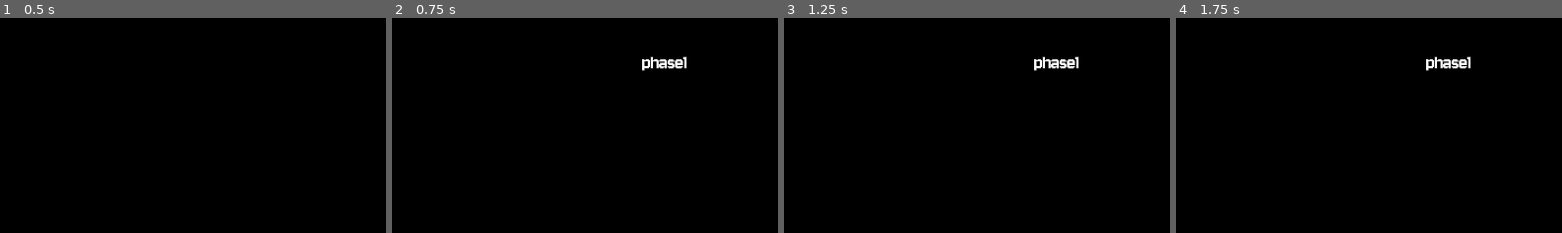
Above: before the commit, frames 1-4 (left to right).
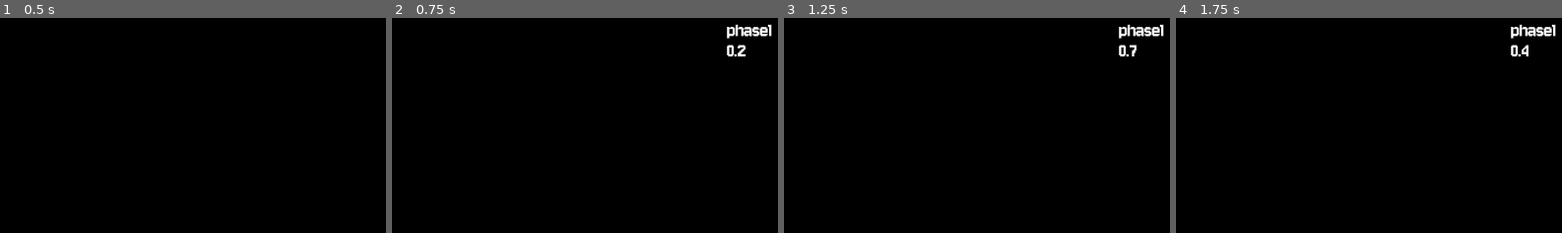
Above: after the commit, the same moments.

Repository: Rahlback/maze-visualizer
Game: Godot game, scene res://main.tscn
Same seed, same stepped clock (60 frames per second), same inputs: the game is played once before the commit and once after it.
Inputs (mouse positions are % of the whole screen's width and height, from its top left):
- Up to frame 1 (0.5 s): no input
- Up to frame 2 (0.75 s): click (7, 91) at 0.5 s
- Up to frame 3 (1.25 s): no input
- Up to frame 4 (1.75 s): click (7, 91) at 1.25 s
The pictures show only the part of the screen within x 50-100%, y 0-50%; the shares and areas given below are measured in that part.

Frame 1 is identical in both runs. In frame 2, 1.2% of the frame differs, in the area x 64-99%, y 2-25%; in frame 3, 1.1%; in frame 4, 1.2%.

Commit message:
Sorry, I forgot what I did

Diff:
--- a/main.tscn
+++ b/main.tscn
@@ -62,11 +62,36 @@
 offset_bottom = 40.0
 
 [node name="Label" type="Label" parent="Teams" unique_id=1668437255]
-offset_left = 1555.0
-offset_top = 109.0
-offset_right = 1595.0
-offset_bottom = 127.0
+anchors_preset = -1
+anchor_left = 0.855
+anchor_top = 0.264
+anchor_right = 0.855
+anchor_bottom = 0.264
+offset_left = 191.3999
+offset_top = -255.12
+offset_right = 231.3999
+offset_bottom = -203.12
+grow_horizontal = 0
 theme_override_font_sizes/font_size = 48
+metadata/_edit_use_anchors_ = true
+
+[node name="TimeLabel" type="RichTextLabel" parent="Teams" unique_id=655395281]
+visible = false
+anchors_preset = -1
+anchor_left = 0.96495837
+anchor_top = 0.074
+anchor_right = 0.99100006
+anchor_bottom = 0.074
+offset_left = -90.72009
+offset_top = 0.08000183
+offset_right = -23.720093
+offset_bottom = 40.08
+size_flags_horizontal = 3
+theme_override_font_sizes/normal_font_size = 48
+fit_content = true
+scroll_active = false
+autowrap_mode = 0
+metadata/_edit_use_anchors_ = true
 
 [connection signal="file_dialog_dir_selected" from="CanvasLayer2" to="." method="_on_canvas_layer_2_file_dialog_dir_selected"]
 [connection signal="pause_button_pressed" from="CanvasLayer2" to="." method="_on_canvas_layer_2_pause_button_pressed"]
--- a/scenes/maze_parser.tscn
+++ b/scenes/maze_parser.tscn
@@ -2,6 +2,15 @@
 
 [ext_resource type="Script" uid="uid://1lrkypdg4t8s" path="res://scripts/parse_maze.gd" id="1_vnvbd"]
 [ext_resource type="PackedScene" uid="uid://q62bch717wfx" path="res://scenes/MazeViewer.tscn" id="2_rayc0"]
+
+[sub_resource type="Gradient" id="Gradient_rayc0"]
+colors = PackedColorArray(1, 1, 1, 1, 0, 0, 0, 1)
+
+[sub_resource type="GradientTexture2D" id="GradientTexture2D_capat"]
+gradient = SubResource("Gradient_rayc0")
+fill = 1
+fill_from = Vector2(0.5, 0.5)
+fill_to = Vector2(0.8837607, 0.15555556)
 
 [node name="MazeParser" type="Node2D" unique_id=192076669]
 z_index = 10
@@ -9,3 +18,8 @@
 
 [node name="MazeViewer" parent="." unique_id=115724016 instance=ExtResource("2_rayc0")]
 z_as_relative = false
+
+[node name="PointLight2D" type="PointLight2D" parent="." unique_id=1377572224]
+color = Color(1, 0.50980395, 0, 1)
+energy = 1.9
+texture = SubResource("GradientTexture2D_capat")
--- a/scripts/main.gd
+++ b/scripts/main.gd
@@ -4,6 +4,8 @@
 @export var player_colors : PackedColorArray
 var current_color = 0
 var teamnames_and_color = {}
+var current_time: float = 0
+var speed_control: float = 1
 
 var teams_finished_with_phase := 0
 
@@ -20,6 +22,13 @@
 @onready var map_holder: Node2D = $MapHolder
 @onready var menus: Control = $CanvasLayer2/Menus
 @onready var teams_box: VBoxContainer = $Teams/TeamsBox
+@onready var label: Label = $Teams/Label
+@onready var time_label: RichTextLabel = $Teams/TimeLabel
+
+func _physics_process(delta: float) -> void:
+	current_time += delta * speed_control
+	time_label.text = "%.1f" % current_time
+
 
 # Called when the node enters the scene tree for the first time.
 func _ready() -> void:
@@ -78,7 +87,6 @@
 			teams_box.add_child(new_team)
 
 func play_next_phase() -> void:
-
 	if current_phase == len(phases):
 		current_phase = -1
 		print_debug("Abort play. Already played")
@@ -89,6 +97,7 @@
 			child.play_phase(phases[current_phase])
 
 	label.text = phases[current_phase]
+	current_time = 0
 func team_finished_phase(_anim_name: String) -> void:
 	teams_finished_with_phase += 1
 	print("Teams finished with phase: " + str(phases[current_phase]) + " = " + str(teams_finished_with_phase))
@@ -97,9 +106,10 @@
 		current_phase += 1
 		if auto_play_phases:
 			play_next_phase()
-@onready var label: Label = $Teams/Label
 
 func _on_canvas_layer_2_play_button_pressed() -> void:
+	time_label.show()
+	current_time = 0
 	for child in map_holder.get_children():
 		if child is PlayerAnimatorV3:
 			if current_phase == -1 or current_phase >= len(phases):
@@ -114,6 +124,7 @@
 		label.text = phases[current_phase]
 
 func _on_canvas_layer_2_playback_speed_changed(speed: float) -> void:
+	speed_control = speed
 	for child in map_holder.get_children():
 		if child is PlayerAnimatorV3:
 			child.speed_control = speed
--- a/scripts/parse_maze.gd
+++ b/scripts/parse_maze.gd
@@ -2,6 +2,7 @@
 class_name MazeParser
 
 @onready var maze_viewer: MazeView = $MazeViewer
+@onready var point_light_2d: PointLight2D = $PointLight2D
 
 const MAZE_DATA_PATH := "C:\\Users\\jjy322\\OneDrive - AFRY\\Documents\\code_challenge\\maze_data"
 var test_map := "res://test_docs/map1_test.txt"
@@ -50,6 +51,7 @@
 
 		coord.y += 1
 	maze_viewer.setup_corners()
+	point_light_2d.position = middle_coord * 32 + Vector2i(16, 16)
 	queue_redraw()
 
 
--- a/scripts/player/playerv3.gd
+++ b/scripts/player/playerv3.gd
@@ -15,6 +15,38 @@
 signal player_animation_done(anim_name: String)
 
 var moves = {"phase1": [], "phase2": [], "return": []}
+var dir_tracker = {	DIR.DOWN:
+					{
+						DIR.RIGHT: ROTATE_DIR.LEFT,
+						DIR.LEFT: ROTATE_DIR.RIGHT,
+						DIR.UP: ROTATE_DIR.BACK,
+						DIR.DOWN: ROTATE_DIR.NONE
+					},
+					DIR.RIGHT:
+					{
+						DIR.LEFT: ROTATE_DIR.BACK,
+						DIR.RIGHT: ROTATE_DIR.NONE,
+						DIR.UP: ROTATE_DIR.LEFT,
+						DIR.DOWN: ROTATE_DIR.RIGHT
+					},
+					DIR.UP:
+					{
+						DIR.LEFT: ROTATE_DIR.LEFT,
+						DIR.RIGHT: ROTATE_DIR.RIGHT,
+						DIR.UP: ROTATE_DIR.NONE,
+						DIR.DOWN: ROTATE_DIR.BACK
+					},
+					DIR.LEFT:
+					{
+						DIR.LEFT: ROTATE_DIR.NONE,
+						DIR.RIGHT: ROTATE_DIR.BACK,
+						DIR.UP: ROTATE_DIR.RIGHT,
+						DIR.DOWN: ROTATE_DIR.LEFT
+					}
+				}
+enum DIR {LEFT, RIGHT, UP, DOWN, NONE}
+enum ROTATE_DIR {LEFT, RIGHT, BACK, NONE}
+
 var score
 
 var move_index = 0
@@ -34,6 +66,26 @@
 	func rotation_angle() -> float:
 		return from.angle_to_point(to)
 
+	func get_direction() -> DIR:
+		var x_diff = from.x - to.x
+		var y_diff = from.y - to.y
+		if x_diff < 0:
+			return DIR.RIGHT
+		elif x_diff > 0:
+			return DIR.LEFT
+		elif y_diff < 0:
+			return DIR.DOWN
+		elif y_diff > 0:
+			return DIR.UP
+		else:
+			return DIR.NONE
+
+	func compare_direction(previous_move: Move, dir_tracker):
+		var previous_dir = previous_move.get_direction()
+		var current_dir = get_direction()
+
+		return dir_tracker[previous_dir][current_dir]
+
 
 # Called when the node enters the scene tree for the first time.
 func _ready() -> void:
@@ -42,6 +94,8 @@
 	$PointLight2D.color = rand_color
 
 func compare_floats(a: float, b: float) -> bool:
+	a = wrapf(a, -PI, PI)
+	b = wrapf(b, -PI, PI)
 	return abs(a - b) < 0.0001
 
 var target = Vector2.ZERO
@@ -49,12 +103,15 @@
 var rotate_first := false
 var rotate_degrees_per_second : float = 0
 var current_move: Move = null
+var rotate_towards: float = 0
 # Called every frame. 'delta' is the elapsed time since the previous frame.
 func _process(delta: float) -> void:
 	if play_animation and not play_paused:
 		if rotate_first:
-			rotation = move_toward(rotation, current_move.rotation_angle(), delta * rotate_degrees_per_second * speed_control)
-			if compare_floats(rotation, current_move.rotation_angle()):
+			var test = rotate_toward(rotation, current_move.rotation_angle(), delta * rotate_degrees_per_second * speed_control)
+			rotation = test
+			var comp_fl = compare_floats(rotation, current_move.rotation_angle())
+			if comp_fl:
 				rotate_first = false
 		else:
 			position = position.move_toward(current_move.to, movement_speed * delta * speed_control)
@@ -70,9 +127,13 @@
 				rotate_first = current_move.time_step > 1.05
 				if compare_floats(current_move.rotation_angle(), PI):
 					rotate_degrees_per_second = PI / TURN_180_TIME
+
 				elif compare_floats(current_move.rotation_angle(), PI/2):
-					rotate_degrees_per_second = PI / TURN_90_TIME
-
+					rotate_degrees_per_second = (PI) / TURN_90_TIME
+
+
+func _physics_process(delta: float) -> void:
+	pass
 
 func parse_text(move_filename: String) -> void:
 	var file = FileAccess.open(move_filename, FileAccess.READ)
@@ -95,8 +156,8 @@
 
 		var temp_split = line.split(',')
 		var time_index = int(temp_split[0])
-		var x = temp_split[1]
-		var y = temp_split[2]
+		var x = temp_split[2]
+		var y = temp_split[1]
 		var phase = temp_split[3]
 
 		var next_position = 32*Vector2(int(x) + 0.5, int(y) + 0.5)
@@ -117,7 +178,6 @@
 	position = moves["phase1"][0].to
 	rotation = moves["phase1"][1].rotation_angle()
 
-enum DIR {LEFT, RIGHT, UP, DOWN}
 
 func get_direction(angle: float) -> DIR:
 	var epsilon = 0.0001
@@ -142,7 +202,8 @@
 	play_animation = true
 	current_phase = phase
 	move_index = 0
-	current_move = moves[current_phase][move_index]
+	if moves[current_phase]:
+		current_move = moves[current_phase][move_index]
 
 func pause_phase() -> void:
 	play_paused = true
Renamed: test_docs/mazes/maze1/map.txt -> test_docs/mazes/maze123/map.txt
Renamed: test_docs/mazes/maze3/team_0.txt -> test_docs/mazes/maze123/team_0.txt
Renamed: test_docs/mazes/maze3/team_1.txt -> test_docs/mazes/maze123/team_1.txt
Renamed: test_docs/mazes/maze3/team_2.txt -> test_docs/mazes/maze123/team_2.txt
Renamed: test_docs/mazes/maze3/team_3.txt -> test_docs/mazes/maze123/team_3.txt
Renamed: test_docs/mazes/maze3/team_4.txt -> test_docs/mazes/maze123/team_4.txt
Renamed: test_docs/mazes/maze3/team_5.txt -> test_docs/mazes/maze123/team_5.txt
Not shown, added: test_docs/mazes/maze_3/map.txt
Not shown, added: test_docs/mazes/maze_3/team_full_correct.txt
Not shown, added: test_docs/mazes/maze_3/team_test_team.txt
